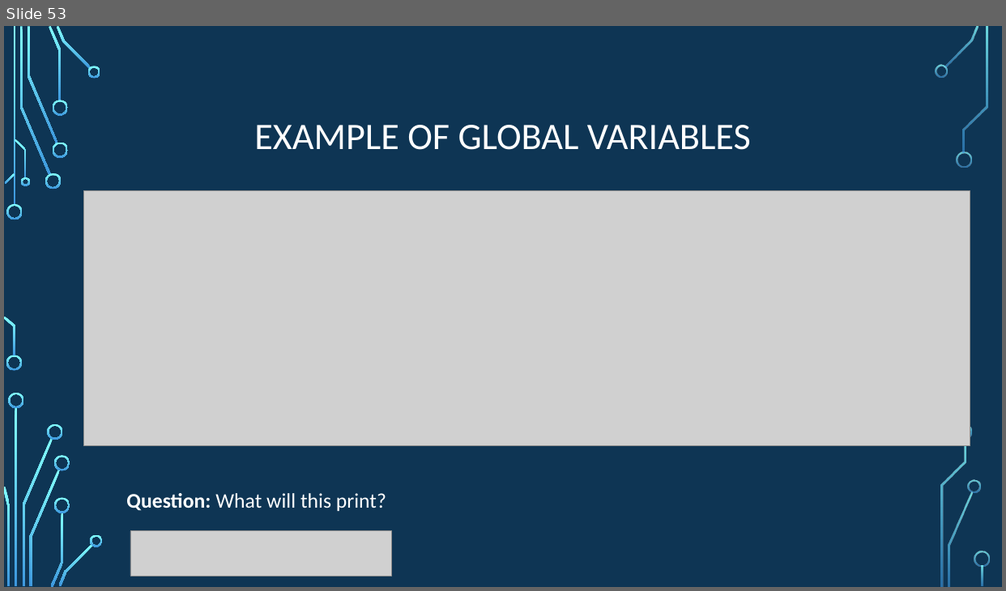
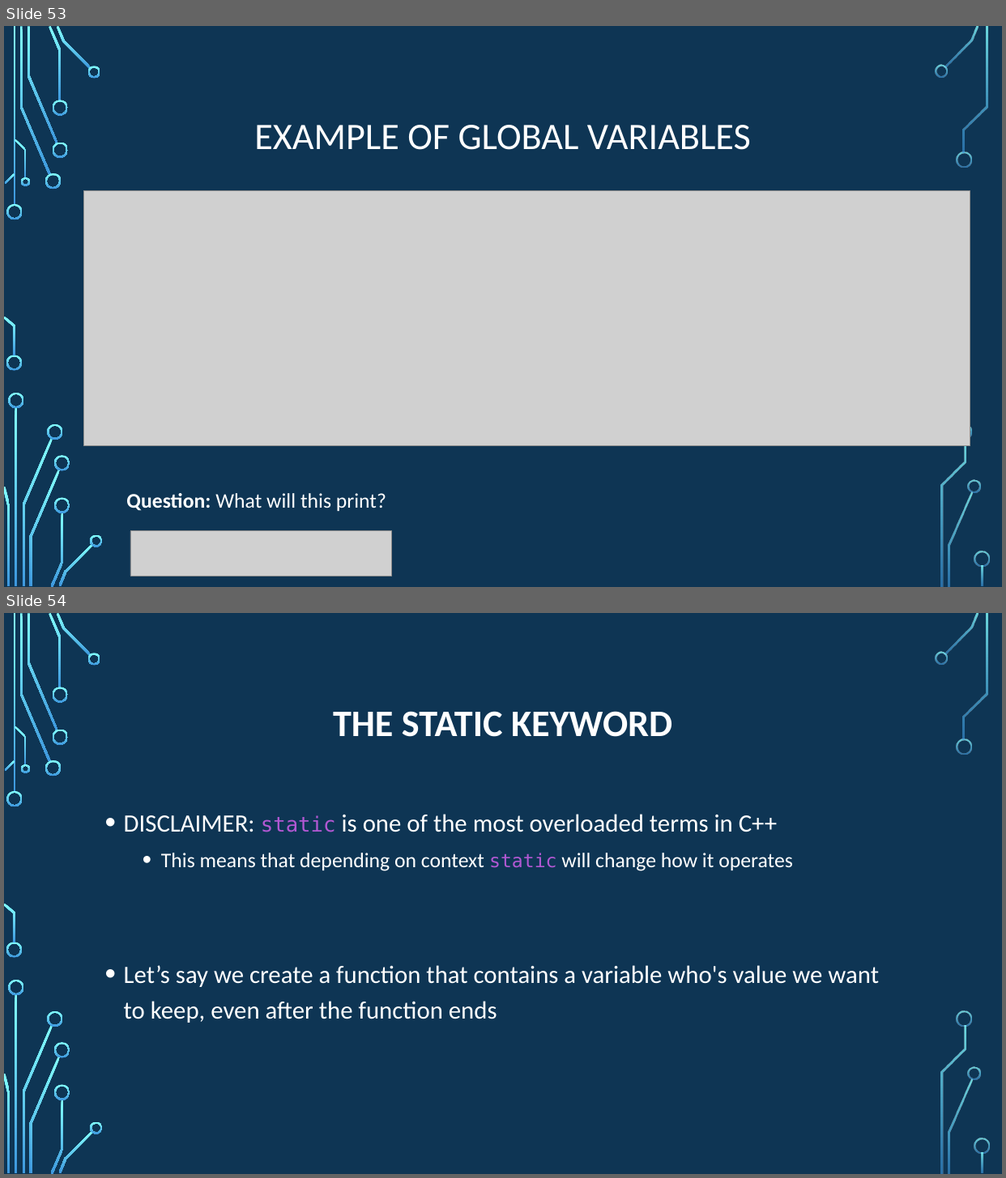
Before and after one commit to psypdt/ZIS_C-_Summer_Course_2019, a slide deck: Day_2/Day_2.pptx. Shown one above the other, each under a label of ours: slide 53 before the commit, slides 53 and 54 after it. The pictures are 1006x591 and 1006x1178 pixels, drawn with LibreOffice and Linux fonts; fonts in the diff are those of the drawing; grey boxes stand for pictures; background and template pictures are left out. Boxes give left, top, right and bottom in pixels: in the first picture for what was removed or moved away, otherwise in the second. Text is boxed around its words. In the diff, an @@ line names an element or a change of style, - is before the commit and + after.

```diff
--- a/Day_2/Day_2.pptx
+++ b/Day_2/Day_2.pptx
@@ slide 54 added at [4, 613, 1002, 1174], background picture (left out); not listed: 36 template elements that a slide beside it also shows @@
@@ title added at [333, 711, 672, 737], 36 pt, text #FFFFFF, bold @@
+THE STATIC KEYWORD
@@ text added at [124, 814, 879, 1023], 24 pt, text #FFFFFF @@
+• DISCLAIMER: static is one of the most overloaded terms in C++
+  • This means that depending on context static will change how it operates
+• Let’s say we create a function that contains a variable who's value we want to keep, even after the function ends
```
Also in this commit, not shown: 5 other slides added.
